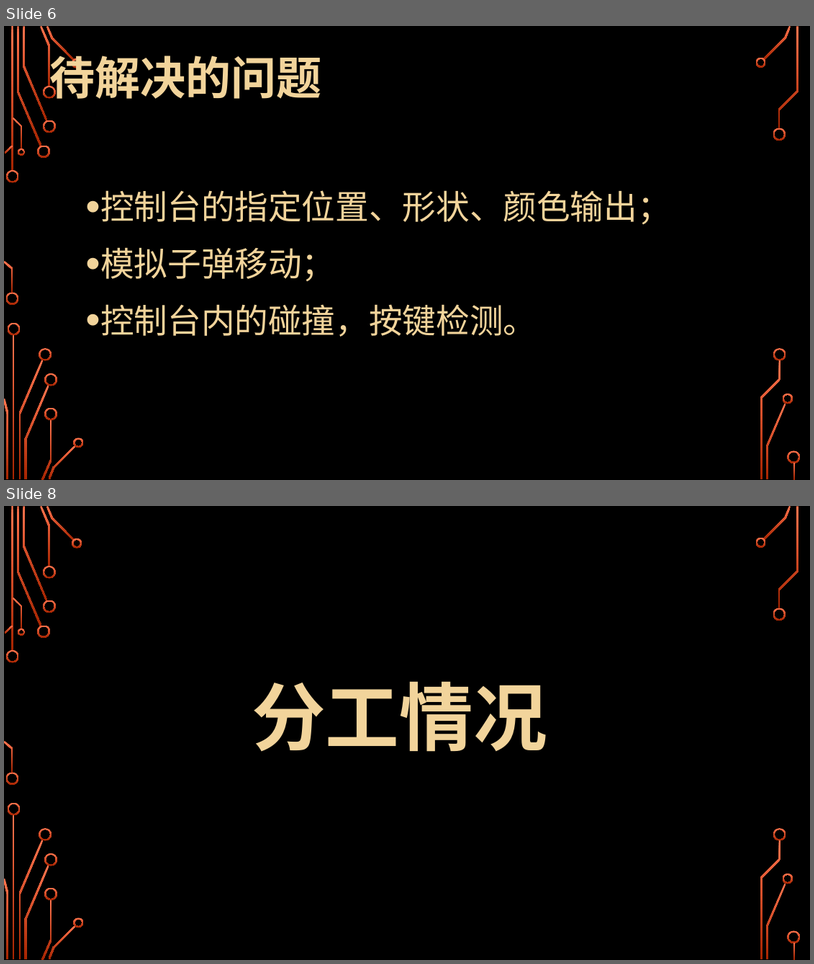
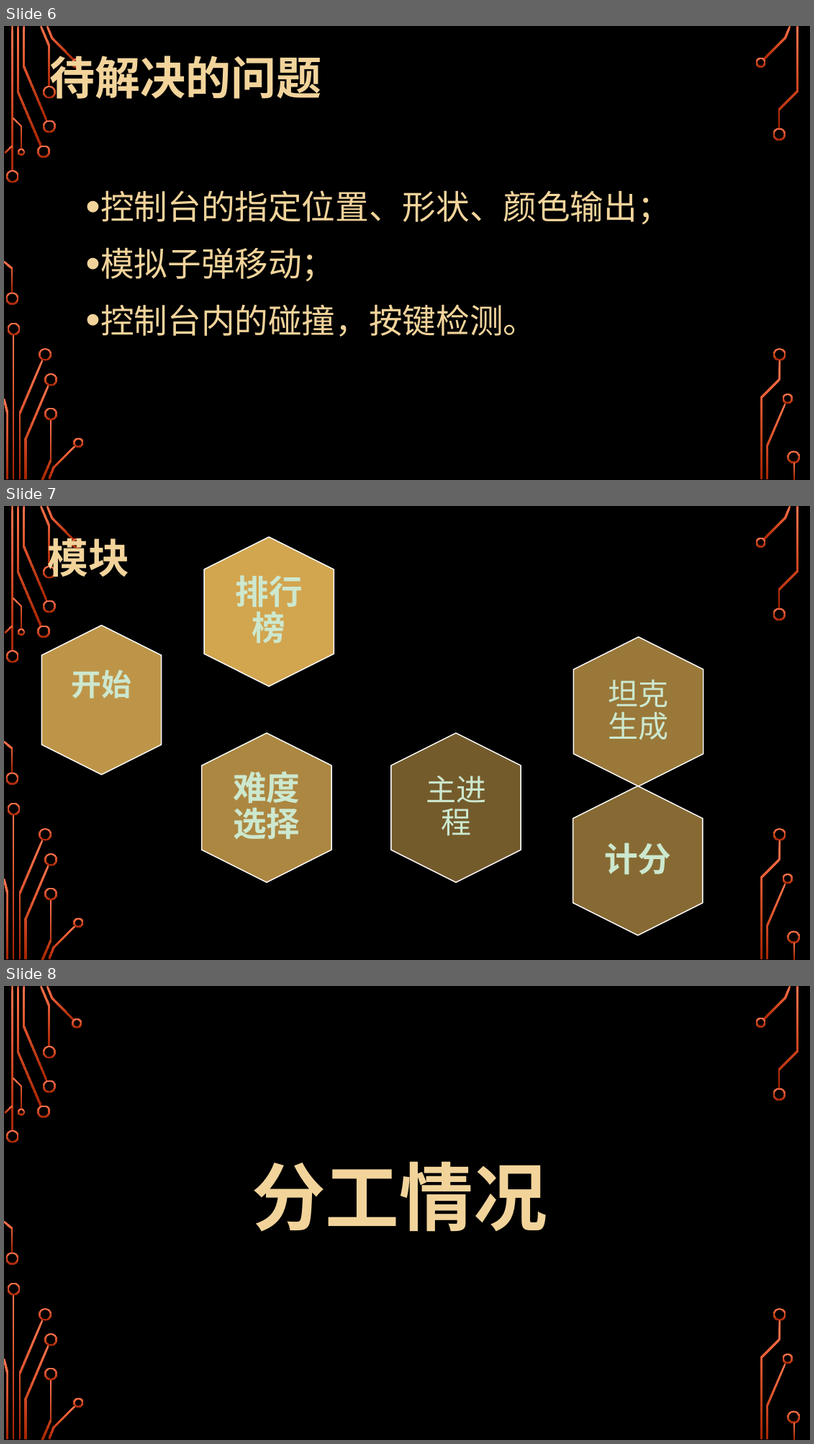
Before and after one commit to sweet-orange-team/Tankgame, a slide deck: resource/C++大作业/C++大作业-坦克大战.pptx. Shown one above the other, each under a label of ours: slides 6 and 8 before the commit, slides 6, 7 and 8 after it; the slides between them are not shown. The pictures are 814x964 and 814x1444 pixels, drawn with LibreOffice and Linux fonts; fonts in the diff are those of the drawing; background and template pictures are left out. Boxes give left, top, right and bottom in pixels: in the first picture for what was removed or moved away, otherwise in the second. Text is boxed around its words. In the diff, an @@ line names an element or a change of style, - is before the commit and + after.

```diff
--- a/resource/C++大作业/C++大作业-坦克大战.pptx
+++ b/resource/C++大作业/C++大作业-坦克大战.pptx
@@ slide 7 added at [4,506,810,960], background picture (left out); not listed: 36 template elements that a slide beside it also shows @@
@@ title added at [48,532,129,579], 48.6 pt, text #F2D49B, bold @@
+模块
@@ group added at [42,537,704,936]: 6 hexagons, 6 texts @@
+排行榜
+开始
+难度选择
+坦克生成
+计分
+主进程
```
Also in this commit, not shown: 6 slides changed, 1 other slide added, 1 slide removed.
